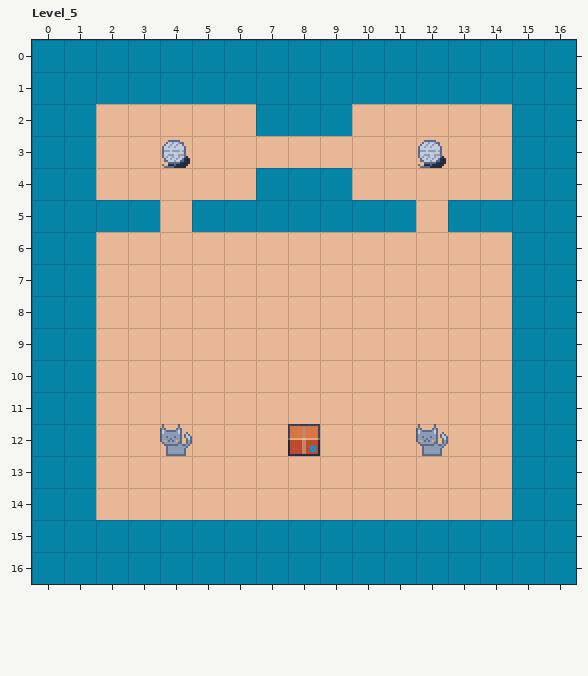
A LDtk project gets an edit: Assets/ldtk/map.ldtk. This is how it looked before the edit.
Cells are 16x16 px. Shown: Level_5 x 0..16, y 0..16. The commit also changed other parts of the map, which this record leaves out.
After the commit:
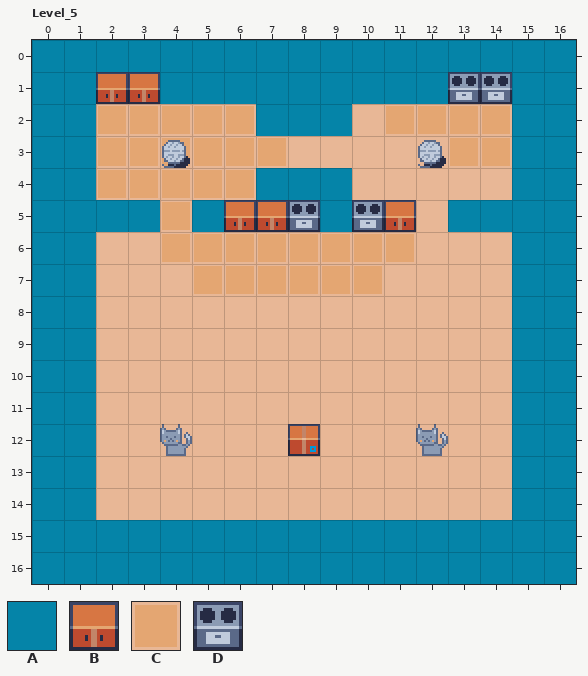
Key: from "Tileset": A 2, B 5, C 6, D 9.
_ is an empty cell.
Tiles replaced or removed in this view: A.
The exact change:
Changed rows in their new state; . is an unchanged cell.
Layer "Walls":
first column x 2:
 1 BB.........DD
 2 CCCCC....CCCC
 3 CCCCCC.....CC
 4 CCCCC........
 5 ..C.BBD.DB...
 6 ..CCCCCCCC...
 7 ...CCCCCC....
Boxes around the changes in both pictures, in picture pixels (x1, y1, x2, y2):
changed: (96, 72, 512, 294)
